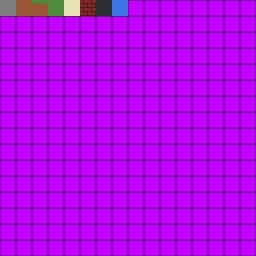
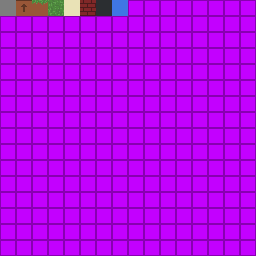
Layers edited between the first and the second (256, 256) image:
painted on "Background" over (16, 0, 64, 16)
